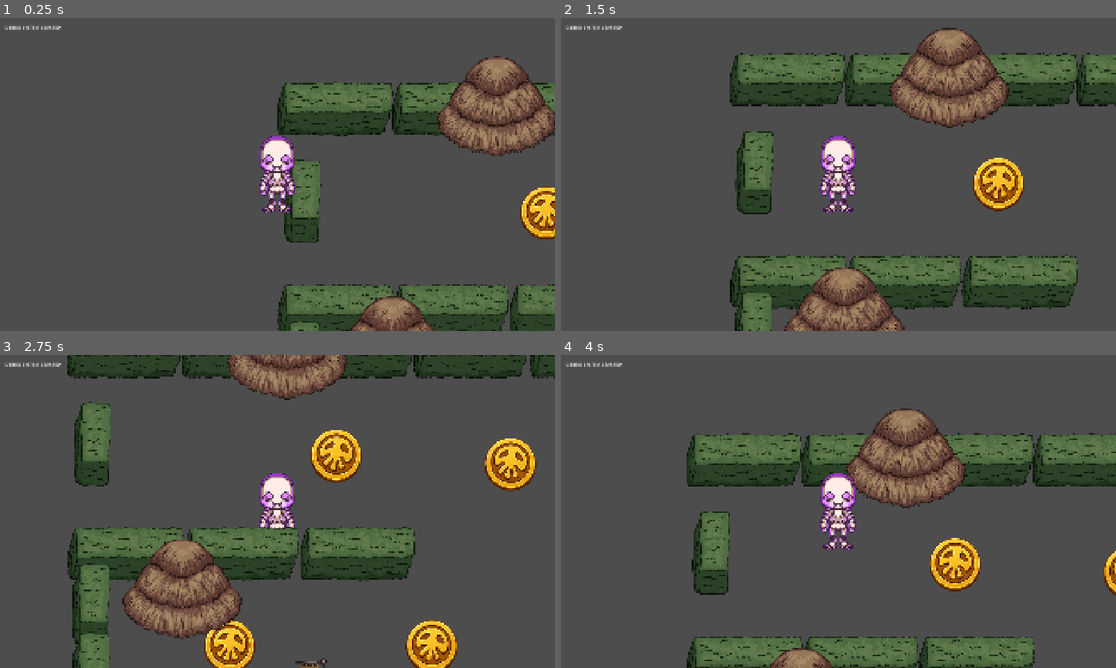
Above: before the commit, frames 1-4 (two rows, left to right).
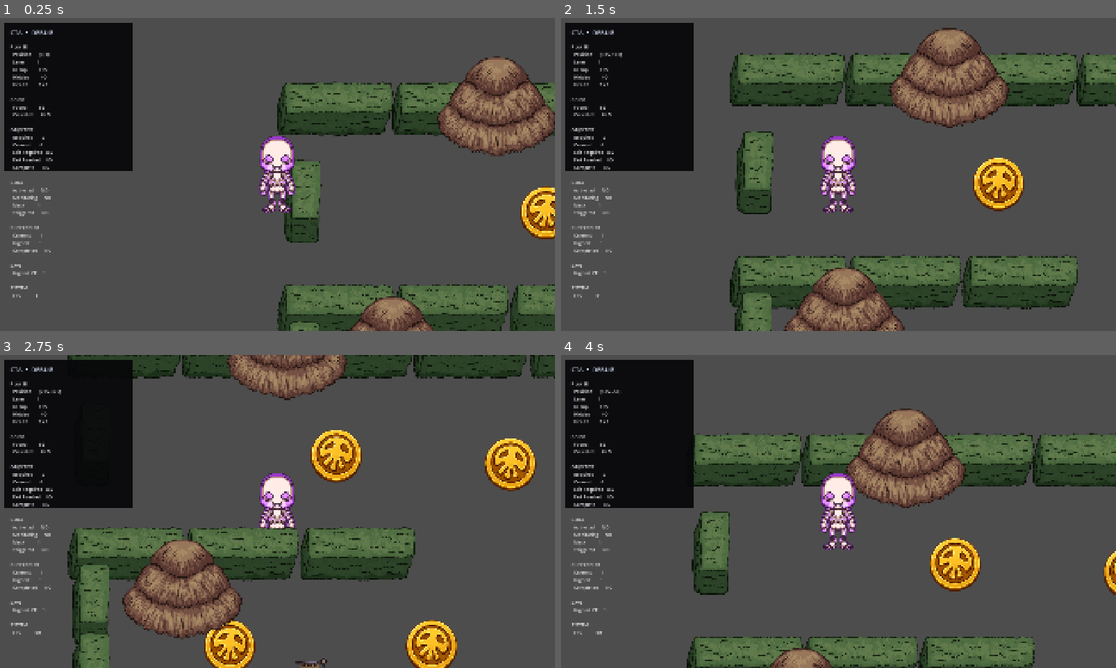
Above: after the commit, the same moments.

Repository: vikram3/Prototype
Game: Godot game, scene res://scenes/checkpoints/checkpoint01.tscn
Two runs of this game, one before a commit and one after it. Both use one fixed random seed, a clock stepped at 60 frames per second and the inputs below.
Inputs:
- Up to frame 1 (0.25 s): no input
- Up to frame 2 (1.5 s): tap Enter at 0.5 s; hold D (move_right) 0.53-1.28 s; hold S (move_down) from 1.28 s (still down)
- Up to frame 3 (2.75 s): release S (move_down) at 2.03 s; hold D (move_right) from 2.03 s (still down)
- Up to frame 4 (4 s): release D (move_right) at 2.78 s; hold W (move_up) 2.78-3.53 s; hold A (move_left) from 3.53 s (still down)

The runs differ from the first frame. In frame 1, 11% of the frame differs, in the area x 0-24%, y 1-90%; in frame 2, 11%; in frame 3, 11%; in frame 4, 11%.

Commit message:
Debug Screen

Diff:
--- a/scenes/checkpoints/checkpoint.tscn
+++ b/scenes/checkpoints/checkpoint.tscn
@@ -53,9 +53,3 @@
 
 [node name="DebugUI" type="CanvasLayer" parent="." unique_id=228189580]
 script = ExtResource("8_k7k6k")
-
-[node name="DebugLabel" type="Label" parent="DebugUI" unique_id=877870749]
-offset_left = 20.0
-offset_top = 20.0
-offset_right = 620.0
-offset_bottom = 420.0
--- a/scenes/checkpoints/checkpoint01.tscn
+++ b/scenes/checkpoints/checkpoint01.tscn
@@ -1258,9 +1258,6 @@
 [node name="Path2D8" type="Path2D" parent="PatrolPoints" parent_id_path=PackedInt32Array(756260114) index="8" unique_id=199594696]
 curve = SubResource("Curve2D_ytn6w")
 
-[node name="Objective" parent="." index="3" unique_id=1695771071]
-require_exit = false
-
 [node name="Goal" parent="." index="4" unique_id=1313366078]
 position = Vector2(851, 812)
 
--- a/scenes/objects/Coin.tscn
+++ b/scenes/objects/Coin.tscn
@@ -6,8 +6,8 @@
 [sub_resource type="CircleShape2D" id="CircleShape2D_ylxmm"]
 radius = 86.977005
 
-[node name="Coin" type="Area2D" unique_id=1548867463 groups=["coin"]]
-collision_layer = 4
+[node name="Coin" type="Area2D" unique_id=1548867463 groups=["coins"]]
+collision_layer = 12
 script = ExtResource("1_13gsn")
 
 [node name="Sprite2D" type="Sprite2D" parent="." unique_id=728511470]
--- a/scripts/checkpoints/Goal.gd
+++ b/scripts/checkpoints/Goal.gd
@@ -19,7 +19,6 @@
 
 	body_entered.connect(_on_body_entered)
 
-	# Goal starts inactive until required coins are collected.
 	monitoring = false
 
 
@@ -30,7 +29,8 @@
 
 	activated = true
 	triggered = false
-	monitoring = true
+
+	set_deferred("monitoring", true)
 
 	print("========================================")
 	print("GOAL ACTIVATED")
@@ -40,8 +40,15 @@
 
 
 func deactivate() -> void:
+	if not activated:
+		return
+
 	activated = false
-	monitoring = false
+
+	# IMPORTANT:
+	# This can be called while body_entered is being processed.
+	# Therefore monitoring must be changed deferred.
+	set_deferred("monitoring", false)
 
 	print("GOAL DEACTIVATED")
 
--- a/scripts/debug/GameDebug.gd
+++ b/scripts/debug/GameDebug.gd
@@ -1,28 +1,348 @@
 extends CanvasLayer
 
-@onready var label: Label = $DebugLabel
-
-var messages: Array[String] = []
+
+var panel: ColorRect
+var title_label: Label
+var debug_label: Label
 
 
 func _ready() -> void:
 	layer = 100
 
-	add_message("DEBUG SYSTEM STARTED")
-
-
-func add_message(message: String) -> void:
-	messages.push_front(message)
-
-	if messages.size() > 12:
-		messages.resize(12)
-
-	_refresh()
-
-
-func set_status(text: String) -> void:
-	label.text = text
-
-
-func _refresh() -> void:
-	label.text = "\n".join(messages)
+	_create_debug_ui()
+
+
+func _process(_delta: float) -> void:
+	_update_debug_display()
+
+
+func _create_debug_ui() -> void:
+	# =========================================================
+	# MAIN PANEL
+	# =========================================================
+
+	panel = ColorRect.new()
+
+	panel.name = "DebugPanel"
+
+	panel.position = Vector2(20, 20)
+	panel.size = Vector2(440, 510)
+
+	panel.color = Color(0.025, 0.025, 0.035, 0.92)
+
+	panel.mouse_filter = Control.MOUSE_FILTER_IGNORE
+
+	add_child(panel)
+
+
+	# =========================================================
+	# TITLE
+	# =========================================================
+
+	title_label = Label.new()
+
+	title_label.name = "Title"
+
+	title_label.position = Vector2(18, 14)
+	title_label.size = Vector2(400, 35)
+
+	title_label.text = "CTA  •  DEBUG"
+
+	title_label.add_theme_font_size_override(
+		"font_size",
+		22
+	)
+
+	title_label.add_theme_color_override(
+		"font_color",
+		Color(0.85, 0.9, 1.0)
+	)
+
+	title_label.mouse_filter = Control.MOUSE_FILTER_IGNORE
+
+	panel.add_child(title_label)
+
+
+	# =========================================================
+	# SEPARATOR
+	# =========================================================
+
+	var separator := ColorRect.new()
+
+	separator.name = "Separator"
+
+	separator.position = Vector2(18, 52)
+	separator.size = Vector2(404, 1)
+
+	separator.color = Color(0.35, 0.4, 0.5, 0.7)
+
+	separator.mouse_filter = Control.MOUSE_FILTER_IGNORE
+
+	panel.add_child(separator)
+
+
+	# =========================================================
+	# DEBUG TEXT
+	# =========================================================
+
+	debug_label = Label.new()
+
+	debug_label.name = "DebugText"
+
+	debug_label.position = Vector2(18, 68)
+	debug_label.size = Vector2(404, 420)
+
+	debug_label.add_theme_font_size_override(
+		"font_size",
+		16
+	)
+
+	debug_label.add_theme_color_override(
+		"font_color",
+		Color(0.9, 0.9, 0.92)
+	)
+
+	debug_label.mouse_filter = Control.MOUSE_FILTER_IGNORE
+
+	panel.add_child(debug_label)
+
+
+func _update_debug_display() -> void:
+	if debug_label == null:
+		return
+
+	var player := get_tree().get_first_node_in_group("player")
+
+	var checkpoint := get_parent()
+
+	var objective: Node = null
+	var goal: Node = null
+
+	if checkpoint != null:
+
+		if checkpoint.has_node("Objective"):
+			objective = checkpoint.get_node("Objective")
+
+		if checkpoint.has_node("Goal"):
+			goal = checkpoint.get_node("Goal")
+
+
+	var text := ""
+
+
+	# =========================================================
+	# PLAYER
+	# =========================================================
+
+	text += "PLAYER\n"
+
+	if player != null and is_instance_valid(player):
+
+		var player_2d := player as Node2D
+
+		if player_2d != null:
+
+			text += "  Position       %s\n" % (
+				_vector_text(player_2d.global_position)
+			)
+
+		if player is CollisionObject2D:
+
+			var collision := player as CollisionObject2D
+
+			text += "  Layer          %d\n" % (
+				collision.collision_layer
+			)
+
+		text += "  Group          %s\n" % (
+			_bool_text(player.is_in_group("player"))
+		)
+
+		if player.has_method("is_hidden"):
+
+			text += "  Hidden         %s\n" % (
+				_bool_text(player.is_hidden())
+			)
+
+		if "health" in player:
+
+			text += "  Health         %s" % (
+				str(player.health)
+			)
+
+			if "max_health" in player:
+
+				text += " / %s" % (
+					str(player.max_health)
+				)
+
+			text += "\n"
+
+	else:
+
+		text += "  NOT FOUND\n"
+
+
+	text += "\n"
+
+
+	# =========================================================
+	# COINS
+	# =========================================================
+
+	text += "COINS\n"
+
+	var coins := get_tree().get_nodes_in_group("coins")
+
+	var collected := 0
+	var required := 0
+
+	if objective != null:
+
+		if "coins_collected" in objective:
+			collected = int(objective.coins_collected)
+
+		if "required_coins" in objective:
+			required = int(objective.required_coins)
+
+	text += "  Found          %d\n" % coins.size()
+	text += "  Collected      %d / %d\n" % [
+		collected,
+		required
+	]
+
+	text += "\n"
+
+
+	# =========================================================
+	# OBJECTIVE
+	# =========================================================
+
+	text += "OBJECTIVE\n"
+
+	if objective != null:
+
+		text += "  Required       %d\n" % (
+			int(objective.required_coins)
+		)
+
+		text += "  Current        %d\n" % (
+			int(objective.coins_collected)
+		)
+
+		text += "  Exit Required  %s\n" % (
+			_bool_text(objective.require_exit)
+		)
+
+		text += "  Exit Reached   %s\n" % (
+			_bool_text(objective.exit_reached)
+		)
+
+		text += "  Complete       %s\n" % (
+			_bool_text(objective.is_complete())
+		)
+
+	else:
+
+		text += "  NOT FOUND\n"
+
+
+	text += "\n"
+
+
+	# =========================================================
+	# GOAL
+	# =========================================================
+
+	text += "GOAL\n"
+
+	if goal != null:
+
+		text += "  Activated      %s\n" % (
+			_bool_text(goal.activated)
+		)
+
+		text += "  Monitoring     %s\n" % (
+			_bool_text(goal.monitoring)
+		)
+
+		text += "  Mask           %d\n" % (
+			goal.collision_mask
+		)
+
+		text += "  Triggered      %s\n" % (
+			_bool_text(goal.triggered)
+		)
+
+	else:
+
+		text += "  NOT FOUND\n"
+
+
+	text += "\n"
+
+
+	# =========================================================
+	# CHECKPOINT
+	# =========================================================
+
+	text += "CHECKPOINT\n"
+
+	text += "  Current        %d\n" % (
+		CheckpointManager.current_checkpoint
+	)
+
+	text += "  Highest        %d\n" % (
+		CheckpointManager.highest_checkpoint
+	)
+
+	text += "  Completed      %s\n" % (
+		_bool_text(
+			CheckpointManager.checkpoint_completed
+		)
+	)
+
+
+	text += "\n"
+
+
+	# =========================================================
+	# SAVE
+	# =========================================================
+
+	text += "SAVE\n"
+
+	text += "  Highest CP     %d\n" % (
+		SaveManager.highest_checkpoint
+	)
+
+
+	text += "\n"
+
+
+	# =========================================================
+	# SYSTEM
+	# =========================================================
+
+	text += "SYSTEM\n"
+
+	text += "  FPS            %d" % (
+		Engine.get_frames_per_second()
+	)
+
+
+	debug_label.text = text
+
+
+func _bool_text(value: bool) -> String:
+	if value:
+		return "YES"
+
+	return "NO"
+
+
+func _vector_text(value: Vector2) -> String:
+	return "(%.0f, %.0f)" % [
+		value.x,
+		value.y
+	]
